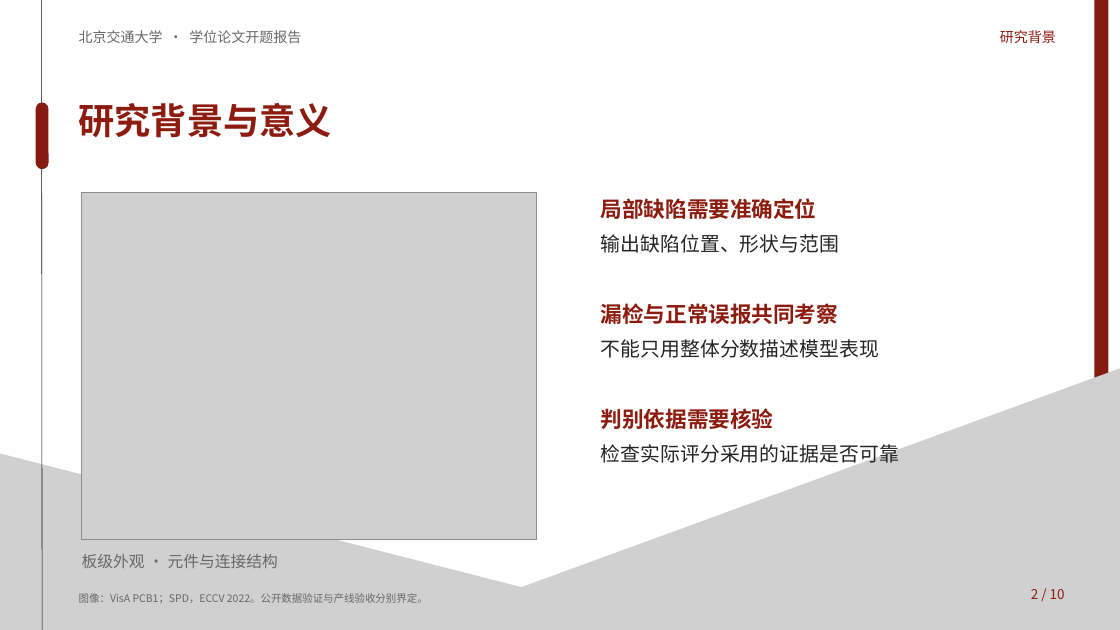
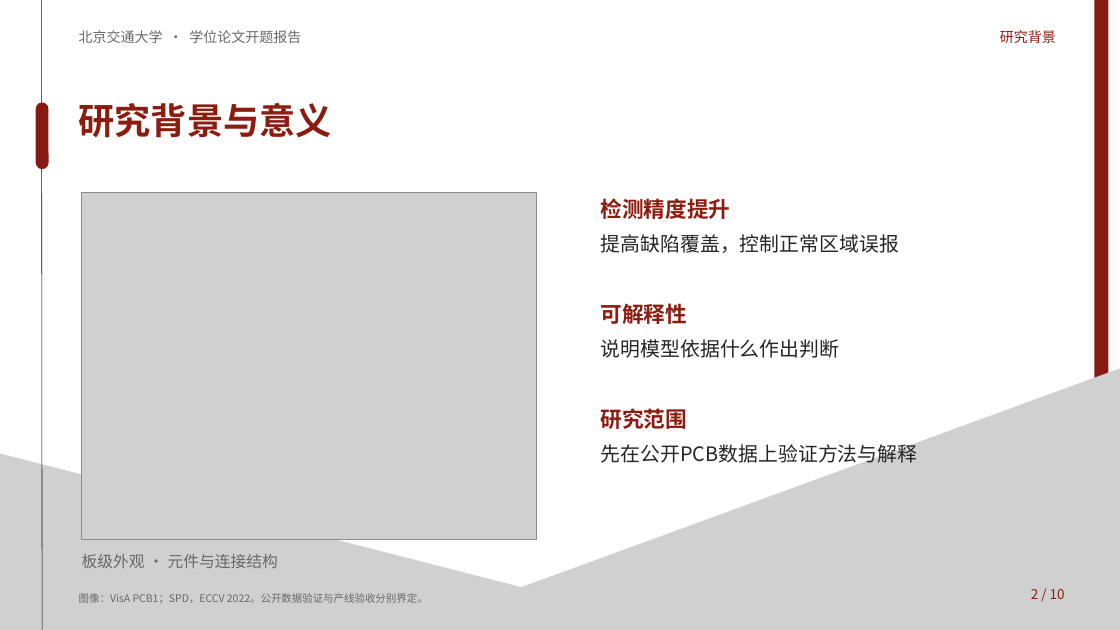
Before and after one commit to lrw-666/AI_Try, a slide deck: slide 2 of docs/presentations/pcb-thesis-proposal/pcb-thesis-proposal-draft.pptx. Drawn at 1120x630 pixels with LibreOffice and Linux fonts; fonts in the diff are those of the drawing; grey boxes stand for pictures. Boxes give left, top, right and bottom in pixels: in the first picture for what was removed or moved away, otherwise in the second. Text is boxed around its words. In the diff, an @@ line names an element or a change of style, - is before the commit and + after.

```diff
--- a/docs/presentations/pcb-thesis-proposal/pcb-thesis-proposal-draft.pptx
+++ b/docs/presentations/pcb-thesis-proposal/pcb-thesis-proposal-draft.pptx
@@ text at box(601, 198, 730, 219): text changed @@
-局部缺陷需要准确定位
+检测精度提升
@@ text at box(601, 234, 899, 253): text changed @@
-输出缺陷位置、形状与范围
+提高缺陷覆盖，控制正常区域误报
@@ text at box(601, 303, 687, 324): text changed @@
-漏检与正常误报共同考察
+可解释性
@@ text at box(601, 339, 839, 358): text changed @@
-不能只用整体分数描述模型表现
+说明模型依据什么作出判断
@@ text at box(601, 408, 687, 429): text changed @@
-判别依据需要核验
+研究范围
@@ text at box(601, 443, 918, 467): text changed @@
-检查实际评分采用的证据是否可靠
+先在公开PCB数据上验证方法与解释
```
Also in this commit, not shown: 12 other slides changed, 18 other files.
